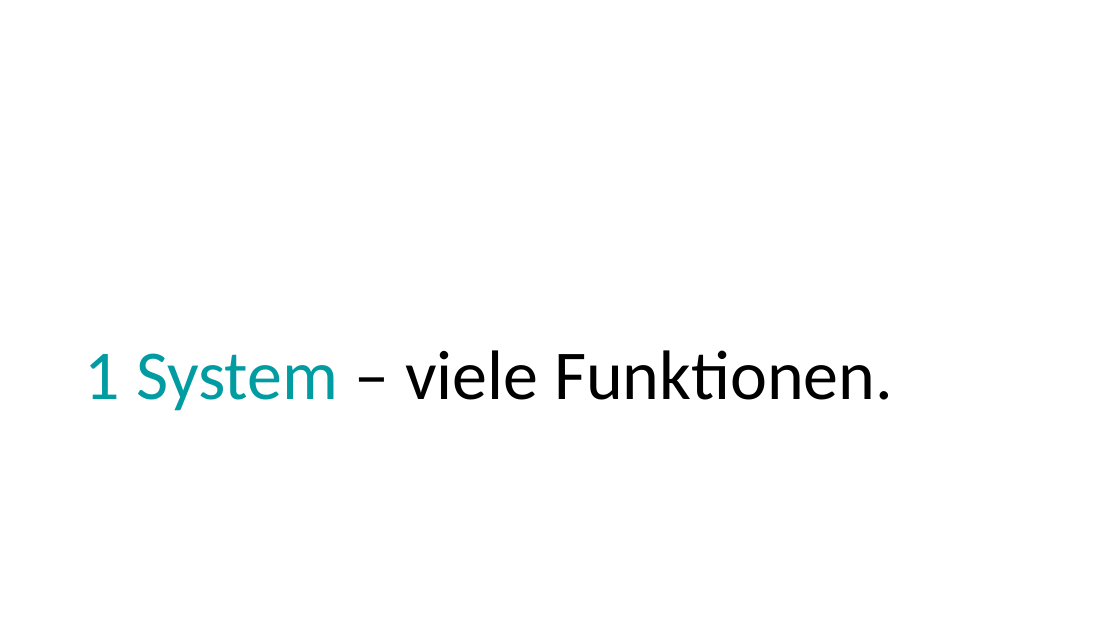
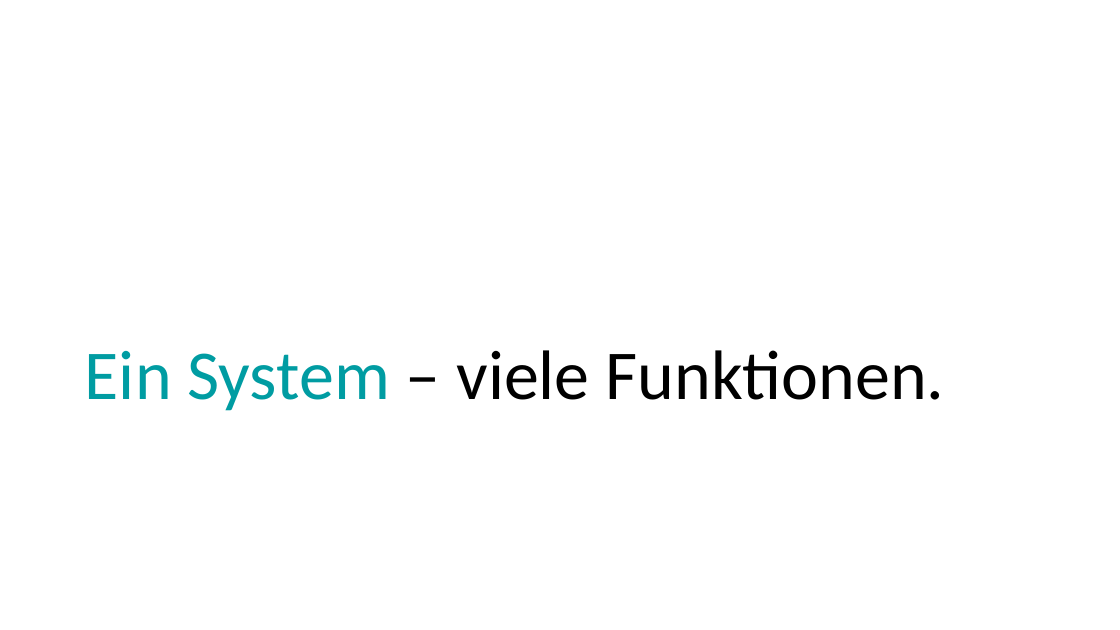
Before and after one commit to Masterarth/PM, a slide deck: slide 8 of documents/projectmanagement/Praesentationen/Abschlusspräsentation_Final.pptx. Drawn at 1120x630 pixels with LibreOffice and Linux fonts; fonts in the diff are those of the drawing. Boxes give left, top, right and bottom in pixels: in the first picture for what was removed or moved away, otherwise in the second. Text is boxed around its words. In the diff, an @@ line names an element or a change of style, - is before the commit and + after.

```diff
--- a/documents/projectmanagement/Praesentationen/Abschlusspräsentation_Final.pptx
+++ b/documents/projectmanagement/Praesentationen/Abschlusspräsentation_Final.pptx
@@ title at (85,350,945,411): text changed @@
-1 System – viele Funktionen.
+Ein System – viele Funktionen.
```
Also in this commit, not shown: 4 other slides changed.
